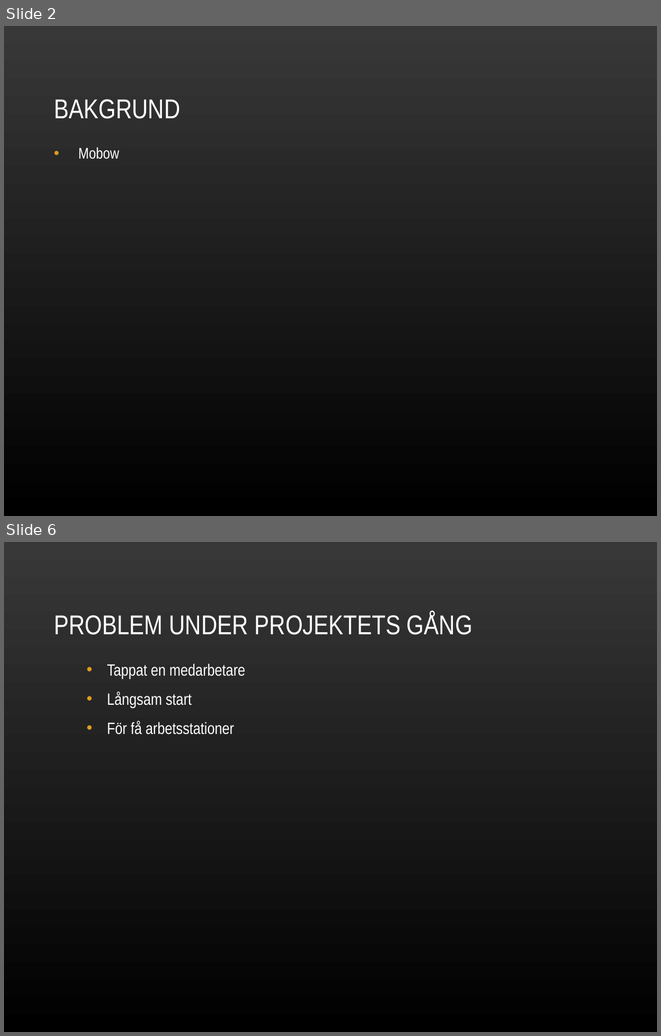
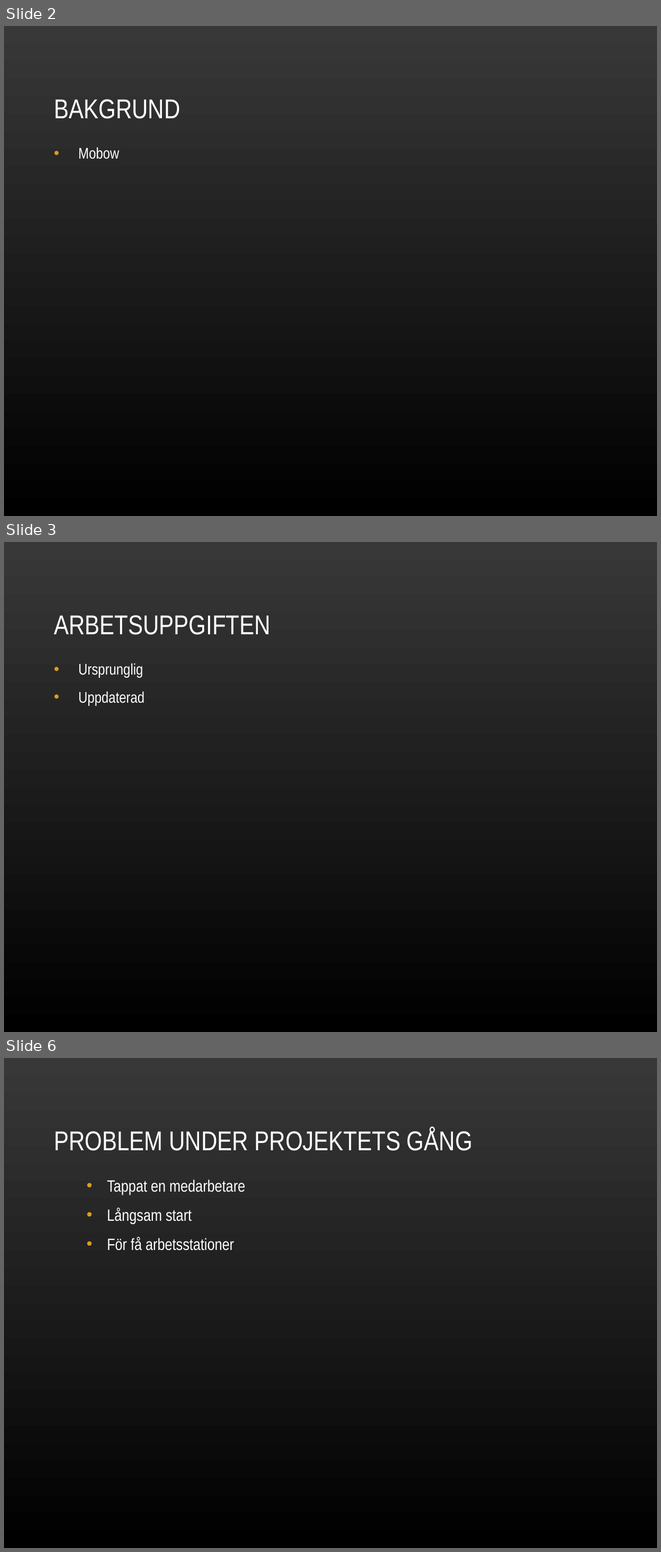
Before and after one commit to nbt11nsn/mobow, a slide deck: dokument/Mobow-slutpresentation.ppt. Shown one above the other, each under a label of ours: slides 2 and 6 before the commit, slides 2, 3 and 6 after it; the slides between them are not shown. The pictures are 661x1036 and 661x1552 pixels, drawn with LibreOffice and Linux fonts; fonts in the diff are those of the drawing; background and template pictures are left out. Boxes give left, top, right and bottom in pixels: in the first picture for what was removed or moved away, otherwise in the second. Text is boxed around its words. In the diff, an @@ line names an element or a change of style, - is before the commit and + after.

```diff
--- a/dokument/Mobow-slutpresentation.ppt
+++ b/dokument/Mobow-slutpresentation.ppt
@@ slide 3 added at [4, 542, 657, 1032], background picture (left out) @@
@@ title added at [54, 615, 271, 635], 30 pt, text #FFFFFF @@
+ARBETSUPPGIFTEN
@@ text added at [78, 663, 144, 705], 17 pt, text #FFFFFF @@
+• Ursprunglig
+• Uppdaterad
```
Also in this commit, not shown: 4 slides changed, 1 slide removed.
